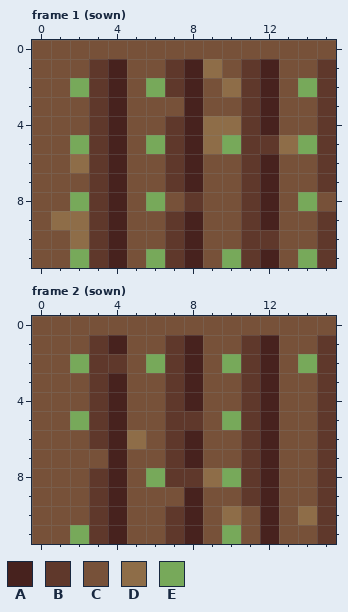
A pixel-art file gets an edit: art/decorations/fields.aseprite. The picture above is the old version.
16x12 pixels, 20 frames. Colours within 5 levels of each other are drawn and written as one. Shown: frame 1 (sown), frame 2 (sown). The commit also changed other frames, which this record leaves out.
Palette (. is transparent): A #47221e  B #5f382b  C #775139  D #8e6d48  E #77a95a
Pixels before, frame 1 (sown), first column x 0:
 0 CCCCCCCCCCCCCCCC
 1 CCCBACCBADCBACCB
 2 CCEBACEBACDBACEB
 3 CCCBACCCACCBACCB
 4 CCCBACCBADDBACCB
 5 CCEBACEBADEBBDEB
 6 CCDBACCBACCBACCB
 7 CCCBACCBACCBACCB
 8 CCEBACECBCCBACEC
 9 CDDBACCBACCBACCB
10 CCDBACCBACCBBCCB
11 CCEBACEBACEBACEB
Pixels before, frame 2 (sown), first column x 0:
 0 CCCCCCCCCCCCCCCC
 1 CCCBACCBACCBACCB
 2 CCEBBCEBACEBACEB
 3 CCCBACCBACCBACCB
 4 CCCBACCBACCBACCB
 5 CCEBACCBBCEBACCB
 6 CCCBADCBACCBACCB
 7 CCCCACCBACCBACCB
 8 CCCBACEBBDEBACCB
 9 CCCBACCCACCBACCB
10 CCCBACCBACDCACDB
11 CCEBACCBACECACCB
The same view after the edit:
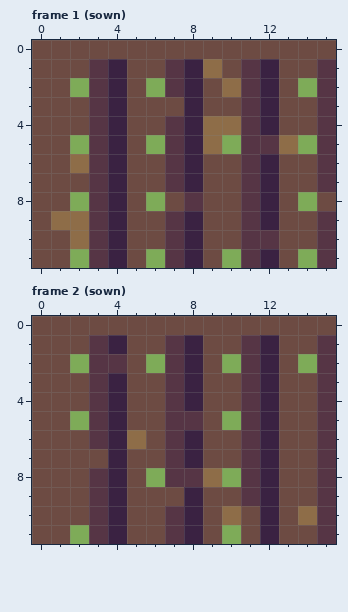
What changed:
colour A: #47221e -> #3a2242
colour B: #5f382b -> #563545
colour C: #775139 -> #6d4b43
colour E: #77a95a -> #7eab58
Changed places in both pictures, as pixel boxes (x1, y1, x2, y2):
changed: (32, 40, 336, 268)
changed: (32, 316, 336, 544)
